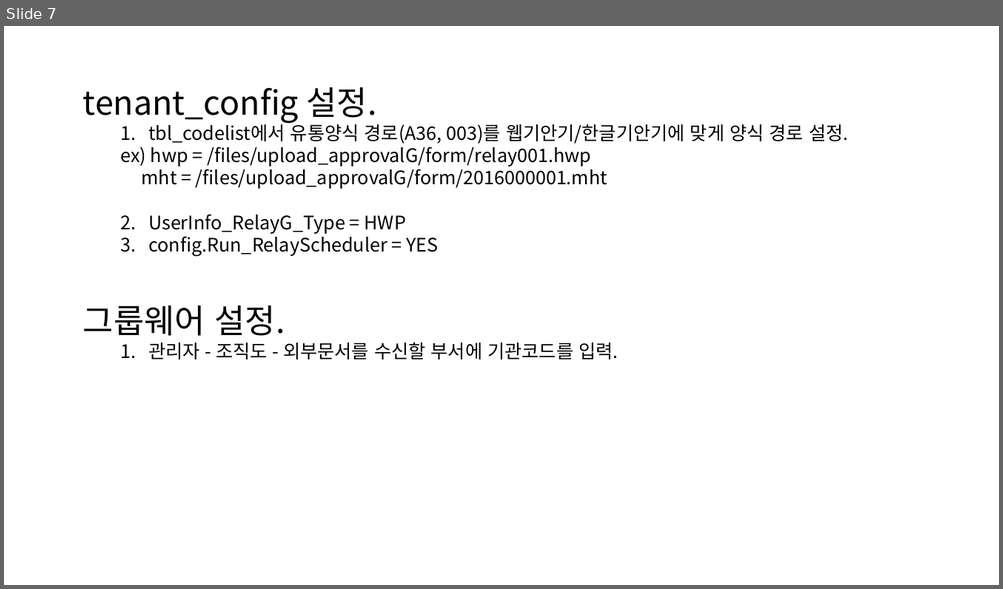
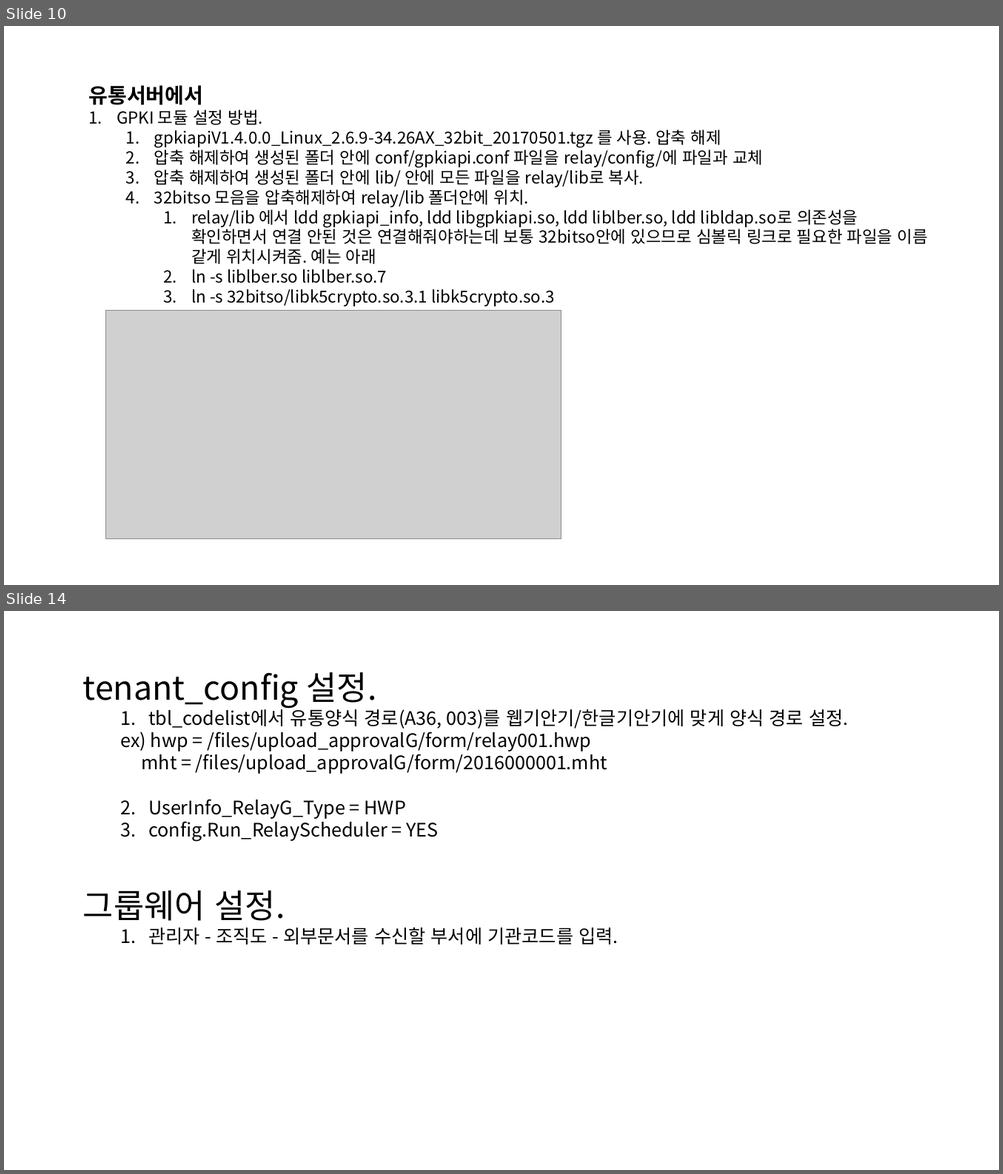
Before and after one commit to Shim8934/refactor_ezFlow4Java, a slide deck: docs/tech/ezApprovalG/문서유통 설치/문서유통 모듈 설치가이드.pptx. Shown one above the other, each under a label of ours: slide 7 before the commit, slides 10 and 14 after it; the slides between them are not shown. The pictures are 1003x589 and 1003x1174 pixels, drawn with LibreOffice and Linux fonts; fonts in the diff are those of the drawing; grey boxes stand for pictures. Boxes give left, top, right and bottom in pixels: in the first picture for what was removed or moved away, otherwise in the second. Text is boxed around its words. In the diff, an @@ line names an element or a change of style, - is before the commit and + after.

Commit message:
문서유통 설치가이드 수정.

```diff
--- a/docs/tech/ezApprovalG/문서유통 설치/문서유통 모듈 설치가이드.pptx
+++ b/docs/tech/ezApprovalG/문서유통 설치/문서유통 모듈 설치가이드.pptx
@@ slide 10 added at (4, 26, 999, 585), background #FFFFFF @@
@@ text added at (88, 85, 928, 307), 16 pt, text #000000 @@
+유통서버에서
+1. GPKI 모듈 설정 방법.
+  1. gpkiapiV1.4.0.0_Linux_2.6.9-34.26AX_32bit_20170501.tgz 를 사용. 압축 해제
+  2. 압축 해제하여 생성된 폴더 안에 conf/gpkiapi.conf 파일을 relay/config/에 파일과 교체
+  3. 압축 해제하여 생성된 폴더 안에 lib/ 안에 모든 파일을 relay/lib로 복사.
+  4. 32bitso 모음을 압축해제하여 relay/lib 폴더안에 위치.
+    1. relay/lib 에서 ldd gpkiapi_info, ldd libgpkiapi.so, ldd liblber.so, ldd libldap.so로 의존성을 확인하면서 연결 안된 것은 연결해줘야하는데 보통 32bitso안에 있으므로 심볼릭 링크로 필요한 파일을 이름 같게 위치시켜줌. 예는 아래
+    2. ln -s liblber.so liblber.so.7
+    3. ln -s 32bitso/libk5crypto.so.3.1 libk5crypto.so.3
@@ picture added at (105, 310, 561, 539) @@
@@ what was slide 7 is now slide 14 @@
```
Also in this commit, not shown: 5 slides changed, 6 other slides added.
